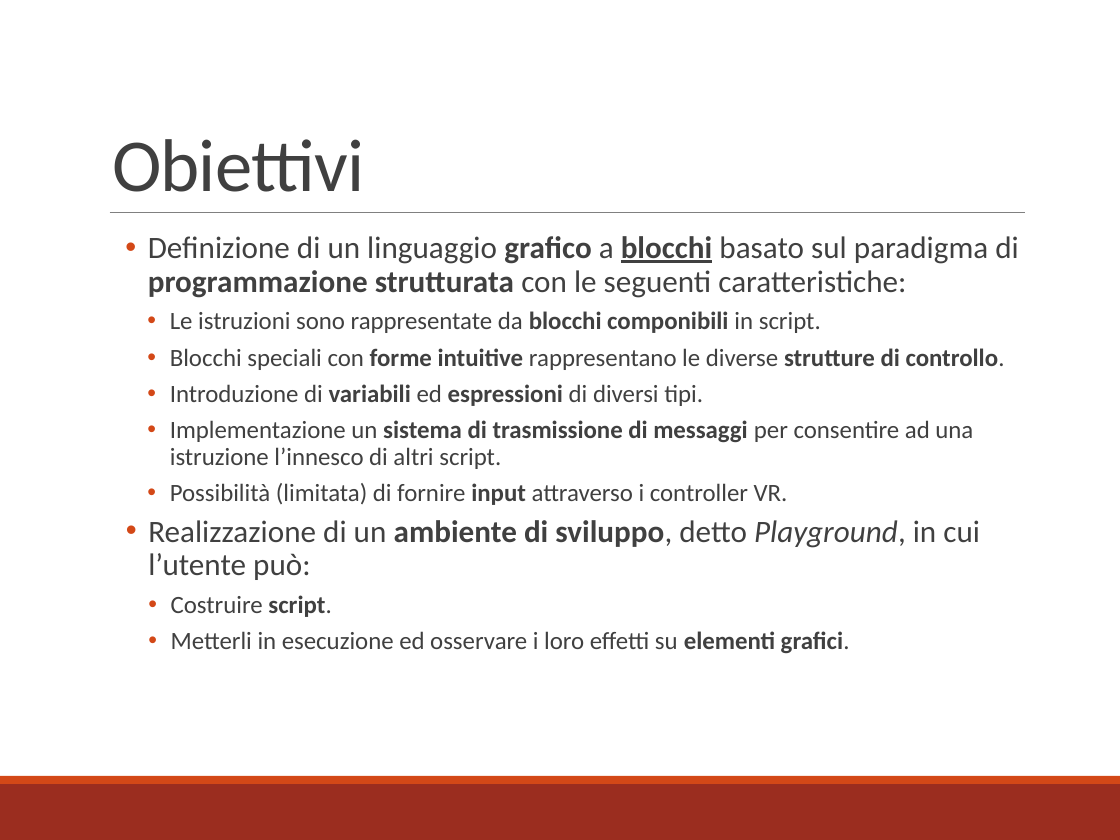
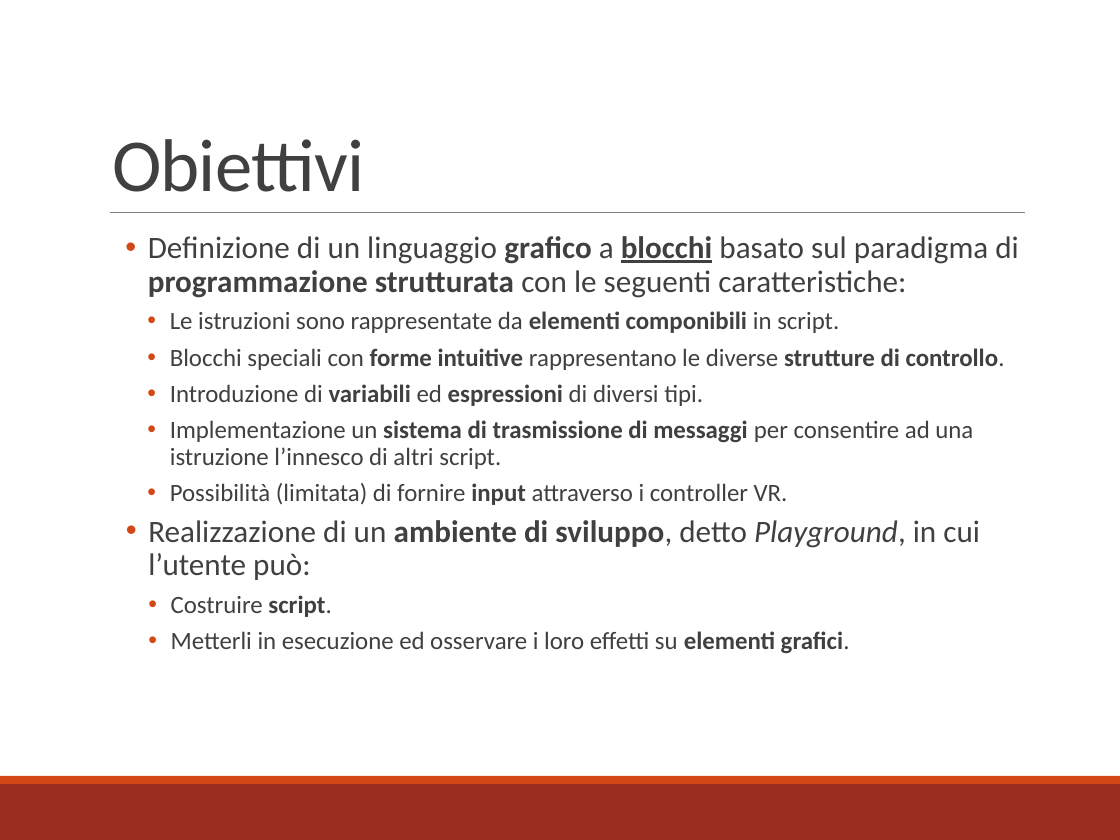
Before and after one commit to mbosc/scartch, a slide deck: slide 3 of Presentazione.pptx. Drawn at 1120x840 pixels with LibreOffice and Linux fonts; fonts in the diff are those of the drawing. Boxes give left, top, right and bottom in pixels: in the first picture for what was removed or moved away, otherwise in the second. Text is boxed around its words. In the diff, an @@ line names an element or a change of style, - is before the commit and + after.

```diff
--- a/Presentazione.pptx
+++ b/Presentazione.pptx
@@ text at (x1=170, y1=311, x2=839, y2=333): text changed @@
-    • Le istruzioni sono rappresentate da blocchi componibili in script.
+    • Le istruzioni sono rappresentate da elementi componibili in script.
```
Also in this commit, not shown: 6 other slides changed, 11 slides added, 1 slide removed, 18 other files.
